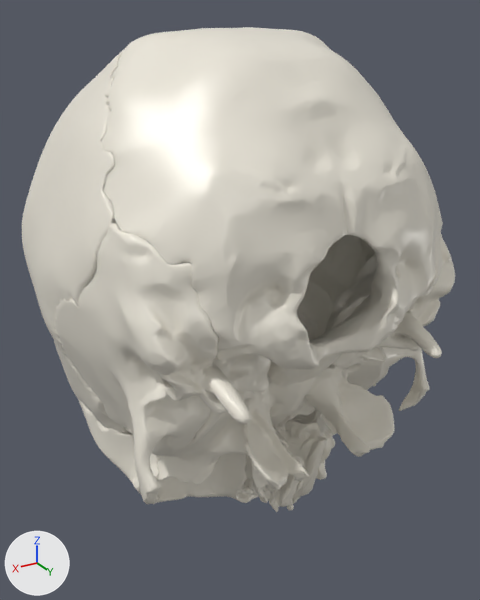
A saved change to the glTF model public/anatomy/crane-squelette.glb.
The view is the same before and after, from a camera (50 mm lens) standing at (119.9, -1352.1, 6.3) and looking at (-3.5, -1557.9, -96.6). The axes (+X, +Y, +Z) are drawn at lower left. The lights are the same throughout. The first picture is the older version. Where no turn or scale is listed for an object, it has been applied to the vertices.

Script lines for the objects in view, before the commit:
```python
me_os_frontal = bpy.data.meshes.new('os_frontal')
me_os_frontal.from_pydata(...)  # 16531 vertices, 33062 faces; spans x -59.2..59.2, y -51.6..51.6, z -33.5..33.5
me_os_frontal.materials.append(mat_material_0)  # white #efeadd
me_os_sphenoide = bpy.data.meshes.new('os_sphenoide')
me_os_sphenoide.from_pydata(...)  # 7647 vertices, 15322 faces; spans x -52.6..52.6, y -33.0..33.0, z -25.9..25.9
me_os_sphenoide.materials.append(mat_material_0)  # white #efeadd
me_os_temporal_gauche = bpy.data.meshes.new('os_temporal_gauche')
me_os_temporal_gauche.from_pydata(...)  # 5604 vertices, 11208 faces; spans x -29.4..29.4, y -36.1..36.1, z -46.6..46.6
me_os_temporal_gauche.materials.append(mat_material_0)  # white #efeadd
ob_os_frontal = bpy.data.objects.new('os_frontal', me_os_frontal)
ob_os_frontal.location = (-0.7, -1580.7, -148.8)
ob_os_sphenoide = bpy.data.objects.new('os_sphenoide', me_os_sphenoide)
ob_os_sphenoide.location = (-0.6, -1522.5, -125.9)
ob_os_temporal_gauche = bpy.data.objects.new('os_temporal_gauche', me_os_temporal_gauche)
ob_os_temporal_gauche.location = (40.0, -1522.5, -94.4)
# also in view: 'os_parietal_droit' at (-33.9, -1582.2, -68.2); 'os_temporal_droit' at (-41.3, -1522.6, -94.5); 'os_ethmoide' at (-2.3, -1524.0, -151.0); 'os_parietal_gauche' at (31.8, -1582.2, -69.9); 'os_occipital' at (-0.7, -1539.1, -54.0)
```
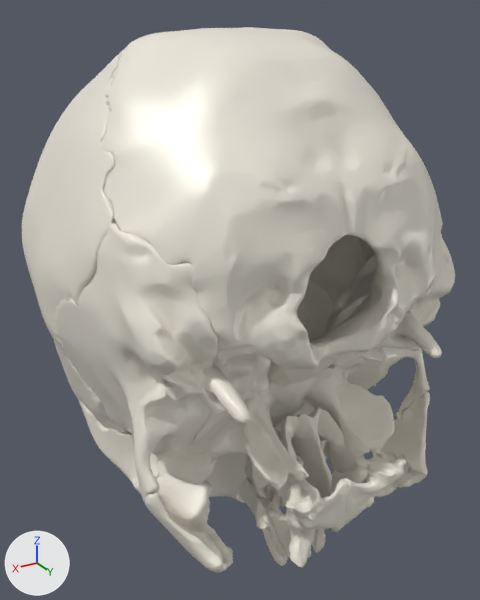
Location of each change, (x1, y1, x2, y2) in pixels of the pictures (480 x 600 px):
'os_zygomatique_gauche', added: after (138, 473, 233, 573)
'os_palatin_droit', added: after (309, 409, 406, 528)
'os_palatin_gauche', added: after (250, 415, 348, 530)
'os_zygomatique_droit', added: after (371, 392, 430, 497)
'vomer', added: after (291, 407, 332, 553)
'os_lacrymal_gauche', added: after (239, 477, 276, 532)
'cornet_nasal_inferieur_gauche', added: after (279, 513, 315, 567)
'os_nasal_gauche', added: after (255, 517, 287, 566)
'cornet_nasal_inferieur_droit', added: after (329, 467, 368, 532)
'os_nasal_droit', added: after (270, 506, 311, 558)
'os_ethmoide', unchanged, covered by the edit: before (245, 409, 335, 512); after (245, 409, 327, 512)

Patch to the scene script:
```diff
--- a/public/anatomy/crane-squelette.glb.py
+++ b/public/anatomy/crane-squelette.glb.py
@@ ob_vomer @@
+ob_vomer = bpy.data.objects.new('vomer', me_vomer)  # 1213 vertices, 2422 faces; spans x -4.8..4.8, y -11.7..11.7, z -29.6..29.6; in mat_material_0 (white #efeadd)
+ob_vomer.location = (-1.4, -1506.6, -147.8)
@@ ob_os_zygomatique_gauche @@
+ob_os_zygomatique_gauche = bpy.data.objects.new('os_zygomatique_gauche', me_os_zygomatique_gauche)  # 2282 vertices, 4560 faces; spans x -14.9..14.9, y -26.6..26.6, z -18.9..18.9; in mat_material_0 (white #efeadd)
+ob_os_zygomatique_gauche.location = (44.8, -1517.8, -148.4)
@@ ob_os_zygomatique_droit @@
+ob_os_zygomatique_droit = bpy.data.objects.new('os_zygomatique_droit', me_os_zygomatique_droit)  # 2308 vertices, 4612 faces; spans x -14.9..14.9, y -26.6..26.6, z -18.9..18.9; in mat_material_0 (white #efeadd)
+ob_os_zygomatique_droit.location = (-46.1, -1517.8, -148.4)
@@ ob_os_palatin_gauche @@
+ob_os_palatin_gauche = bpy.data.objects.new('os_palatin_gauche', me_os_palatin_gauche)  # 1823 vertices, 3642 faces; spans x -12.9..12.9, y -19.1..19.1, z -19.4..19.4; in mat_material_0 (white #efeadd)
+ob_os_palatin_gauche.location = (9.5, -1500.2, -138.6)
@@ ob_os_palatin_droit @@
+ob_os_palatin_droit = bpy.data.objects.new('os_palatin_droit', me_os_palatin_droit)  # 1798 vertices, 3592 faces; spans x -12.8..12.8, y -19.4..19.4, z -17.0..17.0; in mat_material_0 (white #efeadd)
+ob_os_palatin_droit.location = (-14.0, -1501.4, -138.9)
@@ ob_os_nasal_gauche @@
+ob_os_nasal_gauche = bpy.data.objects.new('os_nasal_gauche', me_os_nasal_gauche)  # 564 vertices, 1124 faces; spans x -4.9..4.9, y -15.0..15.0, z -9.6..9.6; in mat_material_0 (white #efeadd)
+ob_os_nasal_gauche.location = (2.2, -1526.3, -184.0)
@@ ob_os_nasal_droit @@
+ob_os_nasal_droit = bpy.data.objects.new('os_nasal_droit', me_os_nasal_droit)  # 513 vertices, 1022 faces; spans x -4.2..4.2, y -15.2..15.2, z -10.2..10.2; in mat_material_0 (white #efeadd)
+ob_os_nasal_droit.location = (-4.6, -1525.9, -184.9)
@@ ob_os_lacrymal_gauche @@
+ob_os_lacrymal_gauche = bpy.data.objects.new('os_lacrymal_gauche', me_os_lacrymal_gauche)  # 578 vertices, 1152 faces; spans x -5.2..5.2, y -13.9..13.9, z -6.8..6.8; in mat_material_0 (white #efeadd)
+ob_os_lacrymal_gauche.location = (11.9, -1521.3, -163.7)
@@ ob_cornet_nasal_inferieur_gauche @@
+ob_cornet_nasal_inferieur_gauche = bpy.data.objects.new('cornet_nasal_inferieur_gauche', me_cornet_nasal_inferieur_gauche)  # 744 vertices, 1484 faces; spans x -5.0..5.0, y -7.6..7.6, z -17.0..17.0; in mat_material_0 (white #efeadd)
+ob_cornet_nasal_inferieur_gauche.location = (7.6, -1500.6, -156.9)
@@ ob_cornet_nasal_inferieur_droit @@
+ob_cornet_nasal_inferieur_droit = bpy.data.objects.new('cornet_nasal_inferieur_droit', me_cornet_nasal_inferieur_droit)  # 805 vertices, 1614 faces; spans x -5.1..5.1, y -10.9..10.9, z -16.8..16.8; in mat_material_0 (white #efeadd)
+ob_cornet_nasal_inferieur_droit.location = (-9.9, -1500.7, -154.2)
```
